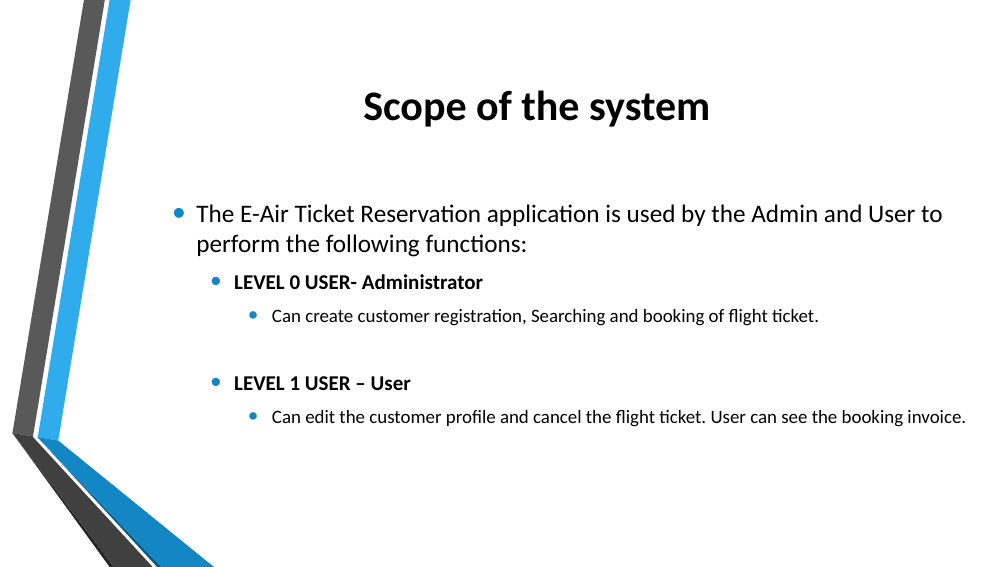
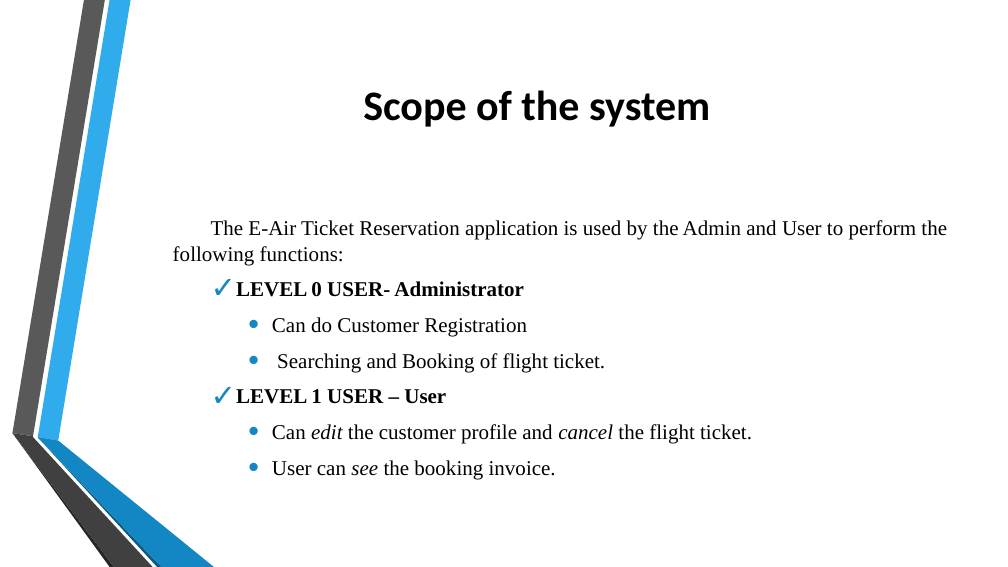
Before and after one commit to keerthanaselvi1998/EAIRTECKET_PPT, a slide deck: slide 4 of AIR TICKET RESERVATION SYSTEM.pptx (slide 3 before the commit). Drawn at 1008x567 pixels with LibreOffice and Linux fonts; fonts in the diff are those of the drawing; background and template pictures are left out. Boxes give left, top, right and bottom in pixels: in the first picture for what was removed or moved away, otherwise in the second. Text is boxed around its words. In the diff, an @@ line names an element or a change of style, - is before the commit and + after.

```diff
--- a/AIR TICKET RESERVATION SYSTEM.pptx
+++ b/AIR TICKET RESERVATION SYSTEM.pptx
@@ text at <box>173,220,947,404</box>: size 24 to 20 pt in "The E-Air Ticket Reservation application is used ..."; font Calibri to Times New Roman in "The E-Air Ticket Reservation application is used ...", "LEVEL 0 USER- Administrator", "LEVEL 1 USER – User"; bullet • to none; bullet • to ✓ @@
@@ text at <box>272,317,605,372</box>: text changed; size 18 to 20 pt; font Calibri to Times New Roman @@
-    • Can create customer registration, Searching and booking of flight ticket.
+    • Can do Customer Registration
+    • Searching and Booking of flight ticket.
@@ text at <box>272,424,752,480</box>: text changed; size 18 to 20 pt; font Calibri to Times New Roman @@
-    • Can edit the customer profile and cancel the flight ticket. User can see the booking invoice.
+    • Can edit the customer profile and cancel the flight ticket.
+    • User can see the booking invoice.
```
Also in this commit, not shown: 3 other slides changed, 4 slides added.
